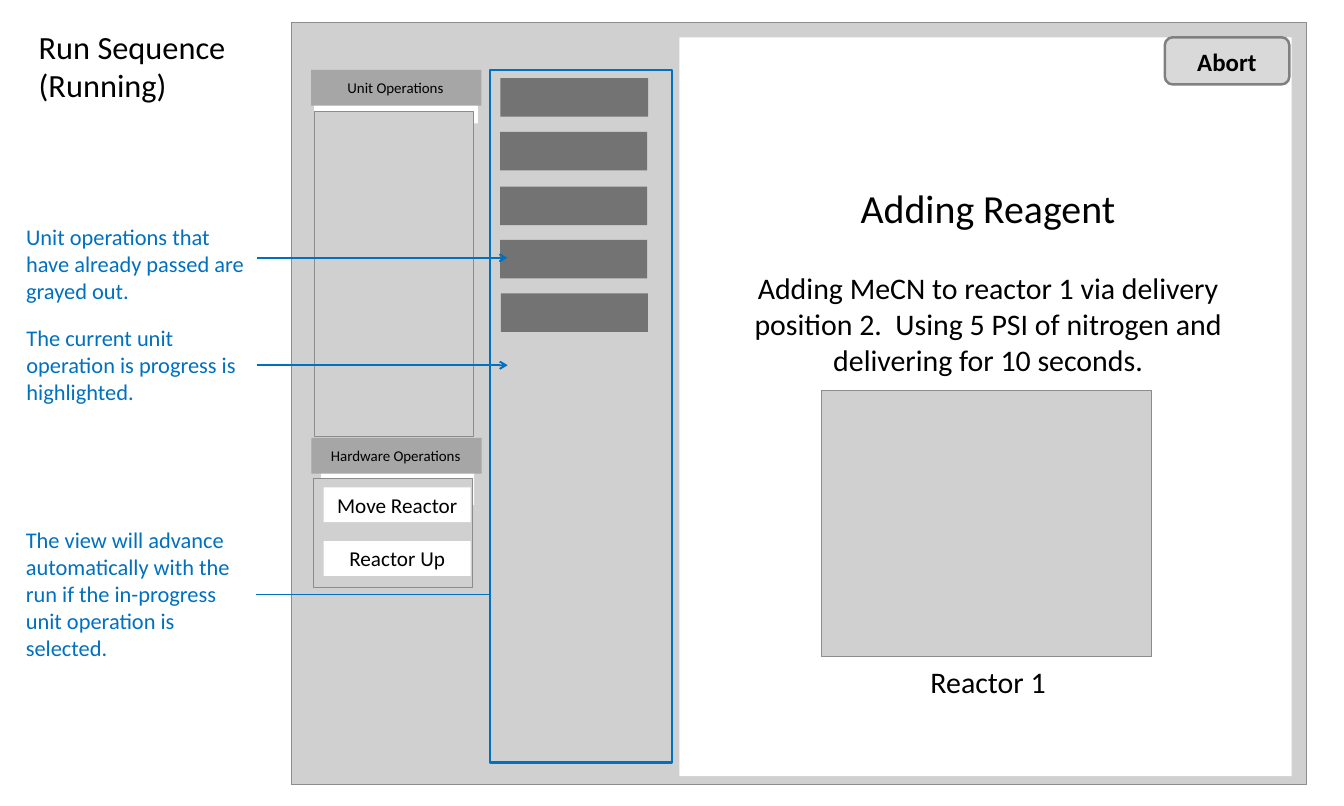
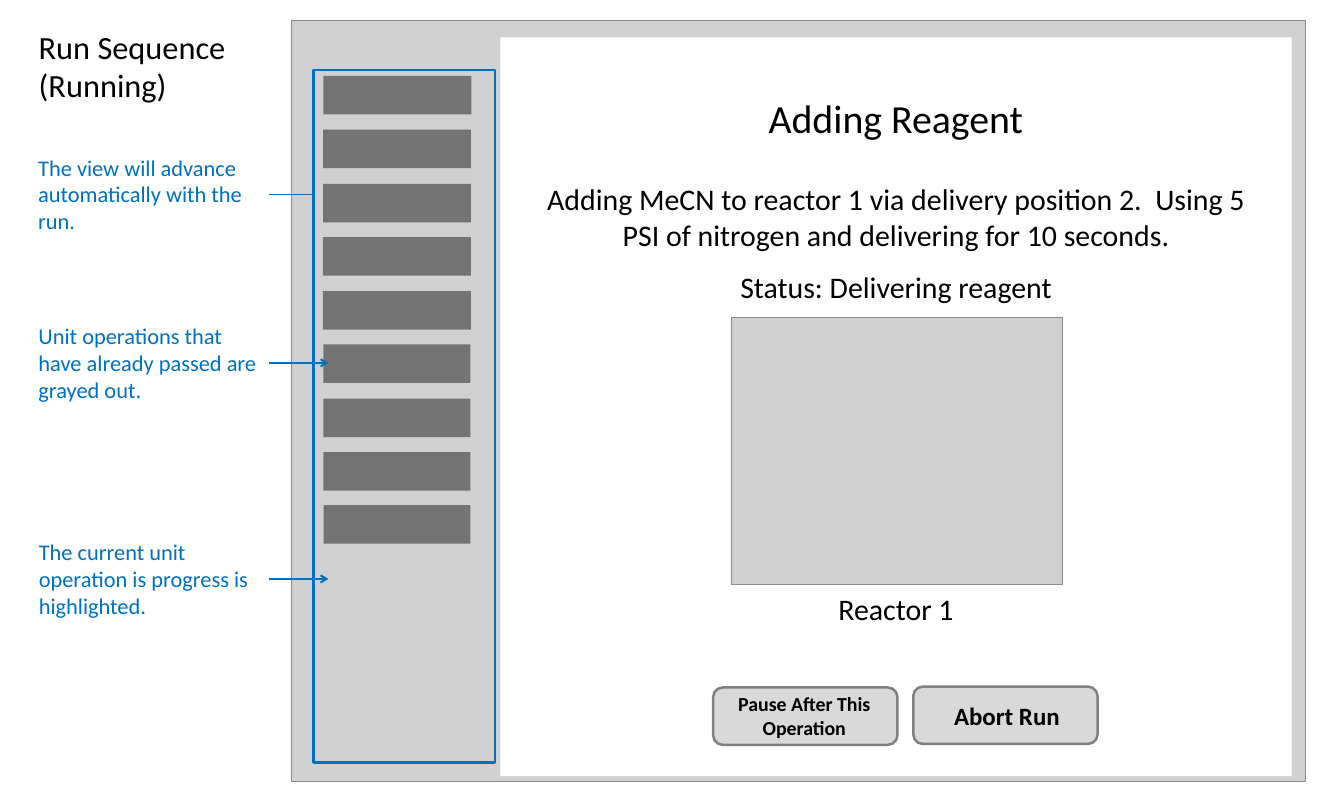
Before and after one commit to michaelvandam/elixys, a slide deck: slide 20 of doc/ElixysUserInterfaceWireframes3.pptx (slide 21 before the commit). Drawn at 1344x806 pixels with LibreOffice and Linux fonts; fonts in the diff are those of the drawing; grey boxes stand for pictures. Boxes give left, top, right and bottom in pixels: in the first picture for what was removed or moved away, otherwise in the second. Text is boxed around its words. In the diff, an @@ line names an element or a change of style, - is before the commit and + after.

```diff
--- a/doc/ElixysUserInterfaceWireframes3.pptx
+++ b/doc/ElixysUserInterfaceWireframes3.pptx
@@ rectangle: place and size @@
-rectangle at <box>679,38,1291,777</box>
+rectangle at <box>500,38,1291,777</box>
@@ rounded rectangle removed at <box>1165,38,1289,85</box> @@
@@ rectangle: place and size @@
-rectangle at <box>490,70,672,762</box>
+rectangle at <box>314,70,495,762</box>
@@ rounded rectangle added at <box>323,76,471,115</box>, fill #404040 at 64% opacity @@
@@ text "Adding Reagent": place and size @@
-text "Adding Reagent" at <box>755,195,1222,694</box>
+text "Adding Reagent" at <box>547,105,1244,621</box>
@@ rounded rectangle added at <box>323,130,471,168</box>, fill #404040 at 64% opacity @@
@@ text at <box>38,160,241,229</box>: text changed @@
-The view will advance automatically with the run if the in-progress unit operation is selected.
+The view will advance automatically with the run.
@@ line moved from (256, 595) - (490, 595) to (269, 194) - (314, 194) @@
@@ rounded rectangle added at <box>323,184,471,222</box>, fill #404040 at 64% opacity @@
@@ rounded rectangle added at <box>323,237,470,276</box>, fill #404040 at 64% opacity @@
@@ text at <box>740,277,1051,303</box>: paragraph added @@
+Status: Delivering reagent
@@ text "Unit operations that have already ...": place and size @@
-text "Unit operations that have already ..." at <box>26,229,243,303</box>
+text "Unit operations that have already ..." at <box>38,328,256,402</box>
@@ picture: place and size @@
-picture at <box>822,391,1152,658</box>
+picture at <box>732,318,1063,585</box>
@@ arrow moved from (256, 258) - (507, 258) to (269, 363) - (329, 363) @@
@@ 3 rounded rectangles: place and size @@
-3 rounded rectangles at <box>500,78,648,225</box>
+3 rounded rectangles at <box>323,291,470,437</box>
@@ rounded rectangle: place and size @@
-rounded rectangle at <box>500,240,647,279</box>
+rounded rectangle at <box>323,452,470,491</box>
@@ rounded rectangle: place and size @@
-rounded rectangle at <box>501,294,648,332</box>
+rounded rectangle at <box>323,505,470,544</box>
@@ text "The current unit operation is ...": place and size @@
-text "The current unit operation is ..." at <box>26,330,236,404</box>
+text "The current unit operation is ..." at <box>39,544,248,618</box>
@@ group removed at <box>311,70,482,588</box>: 6 rectangles, 2 pictures, 2 texts @@
-Unit Operations
-Hardware Operations
-Move Reactor
-Reactor Up
@@ arrow moved from (257, 366) - (508, 366) to (269, 579) - (329, 579) @@
@@ rounded rectangle added at <box>713,688,898,745</box>, fill #D9D9D9, outline #808080 2 pt @@
@@ rounded rectangle added at <box>913,687,1098,745</box>, fill #D9D9D9, outline #808080 2 pt @@
@@ rectangle added at <box>726,699,883,733</box>, fill #D9D9D9, 16 pt, text #000000, bold @@
+Pause After This Operation
@@ text "Abort Run": place and size @@
-text "Abort Run" at <box>1178,45,1276,79</box>
+text "Abort Run" at <box>954,707,1060,725</box>
@@ text at <box>954,707,1060,725</box>: text changed @@
-Abort
+Abort Run
```
Also in this commit, not shown: 15 other slides changed, 6 slides added, 8 slides removed.
